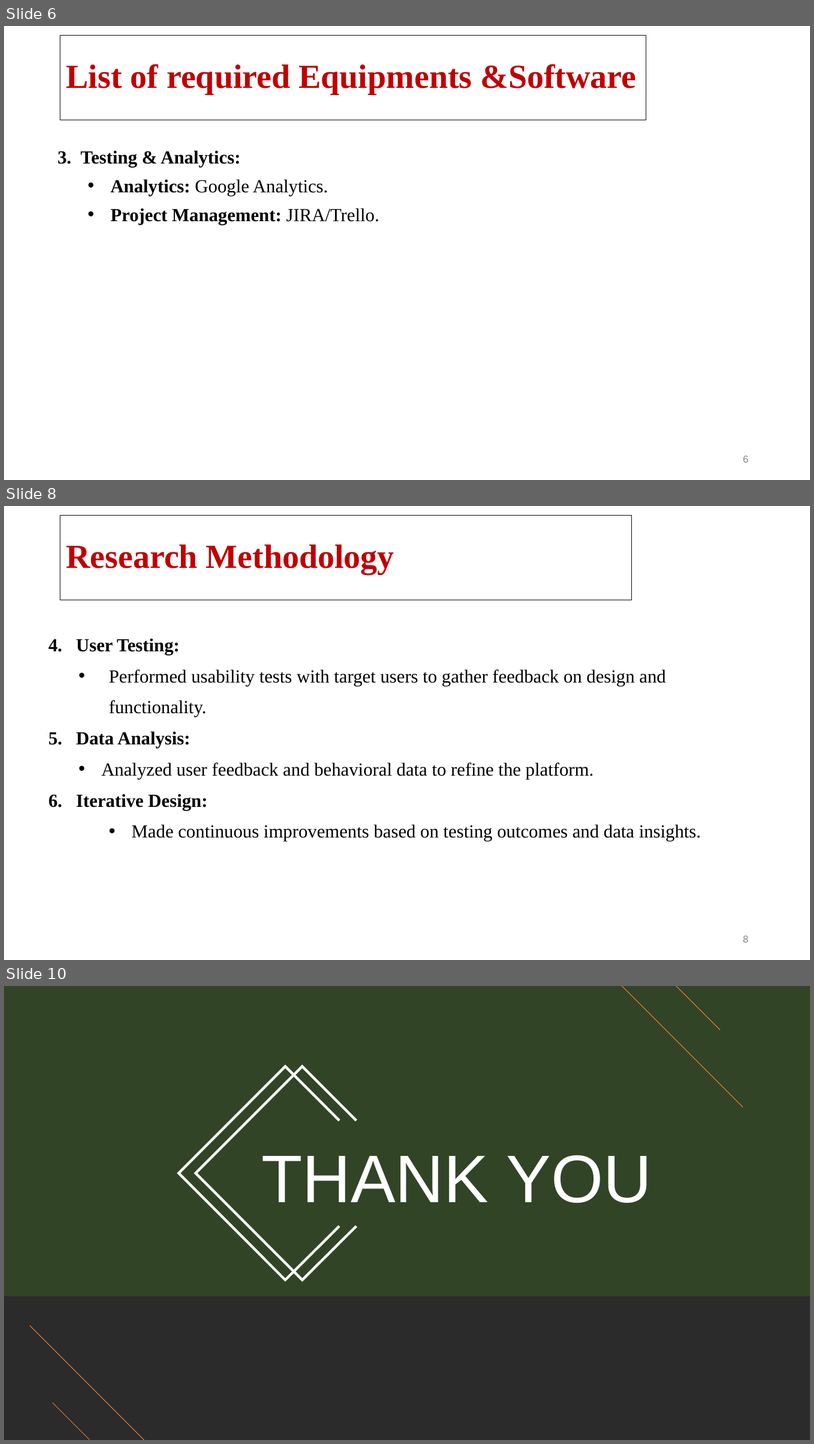
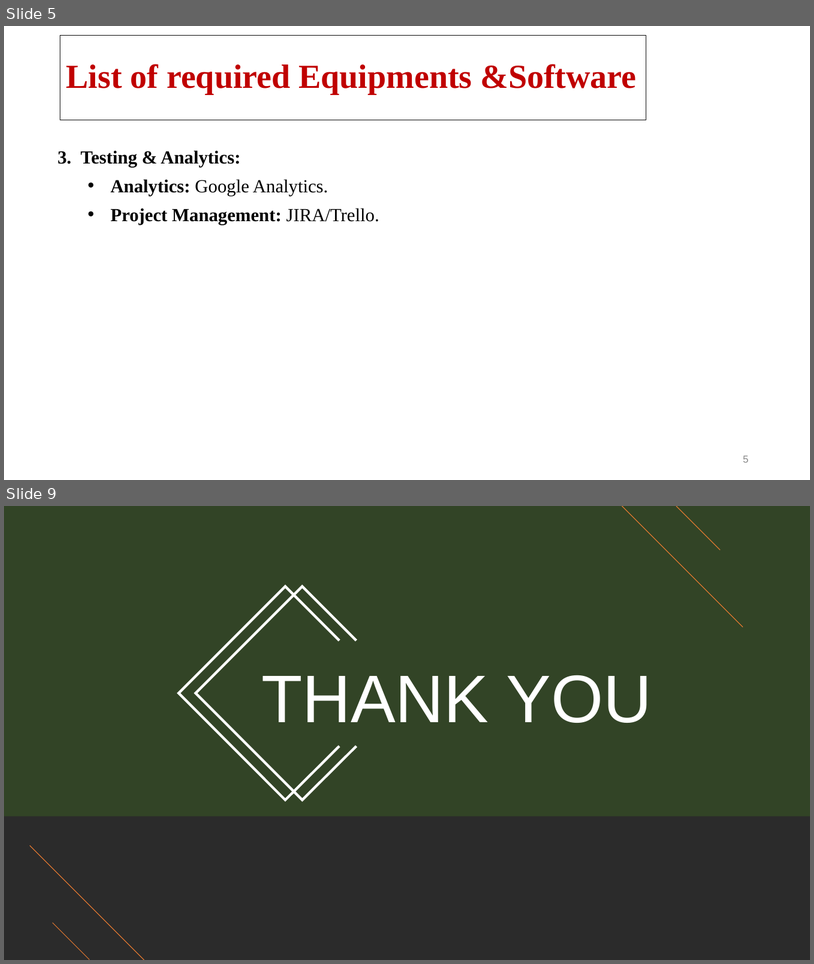
Before and after one commit to DhruvJDev/made-setup, a slide deck: ppt/Phase 2.pptx. Shown one above the other, each under a label of ours: slides 6, 8 and 10 before the commit, slides 5 and 9 after it; the slides between them are not shown. The pictures are 814x1444 and 814x964 pixels, drawn with LibreOffice and Linux fonts; fonts in the diff are those of the drawing; background and template pictures are left out; a plain dark background stands for a picture behind light text. Boxes give left, top, right and bottom in pixels: in the first picture for what was removed or moved away, otherwise in the second. Text is boxed around its words. In the diff, an @@ line names an element or a change of style, - is before the commit and + after.

```diff
--- a/ppt/Phase 2.pptx
+++ b/ppt/Phase 2.pptx
@@ slide 8 removed at [4, 506, 810, 960], background picture (left out) @@
@@ title removed at [60, 515, 633, 600] @@
-Research Methodology
@@ text removed at [48, 638, 701, 841] @@
-4. User Testing:
-  • Performed usability tests with target users to gather feedback on design and functionality.
-5. Data Analysis:
-  • Analyzed user feedback and behavioral data to refine the platform.
-6. Iterative Design:
-  • Made continuous improvements based on testing outcomes and data insights.
@@ page number removed at [743, 935, 749, 942] @@
-8
@@ what was slide 6 is now slide 5 @@
@@ what was slide 10 is now slide 9 @@
```
Also in this commit, not shown: 1 slide changed, 3 slides added, 3 other slides removed, 2 other files.
